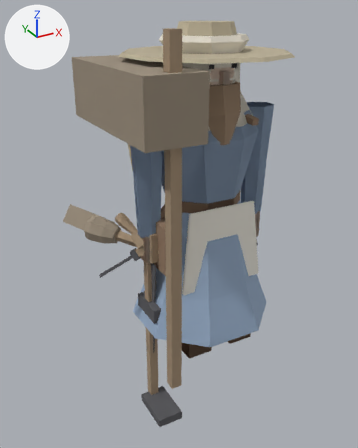
The glTF model game/assets/modelle/figuren/figur_zwerg.glb, before and after one commit.
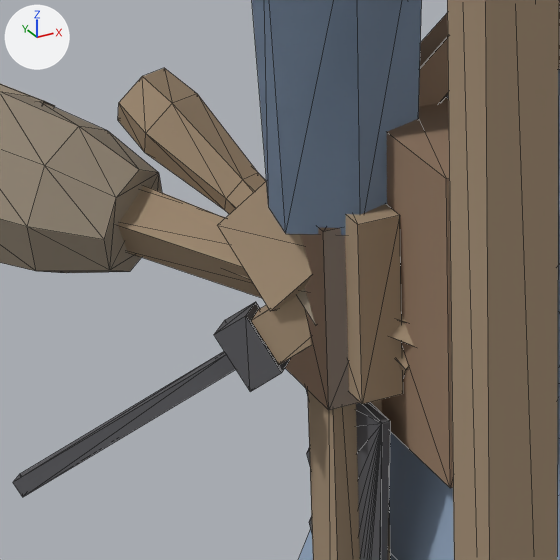
Each version is shown whole from a 50 mm lens placed at (-1.096, -1.771, 1.474), pointed at (-0.082, 0.073, 0.553), then close up on the part from 27% to 51% of the width and 45% to 64% of the height. The lights are fixed; the arrows at upper left show +X, +Y and +Z. The older version's two pictures come first. The close-ups show mesh edges as thin lines.

In view in the first close-up: 'Drechseleisen', 'Hacke', 'Hobel', 'Kelle', 'Koerper_Frau', 'Koerper_Mann', 'Saege', 'Schlaegel', 'Stab', 'Stoessel', 'Tasche'.
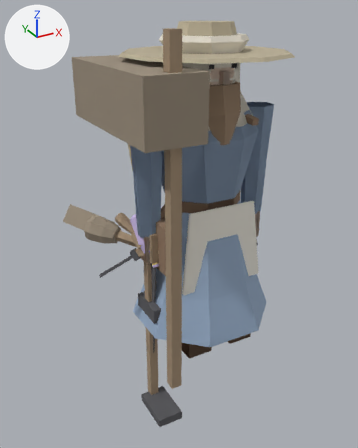
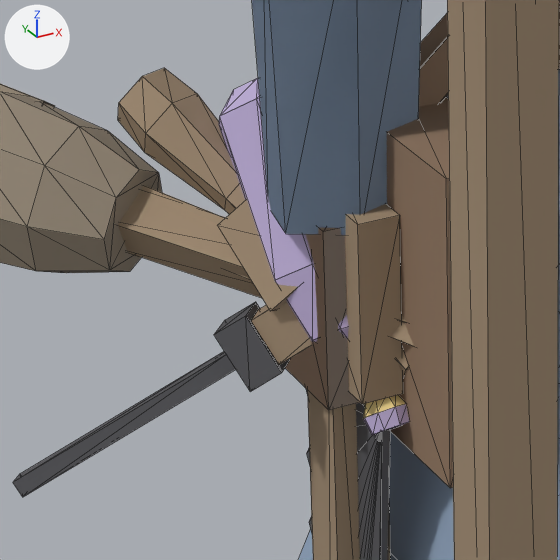
Changed parts and their boxes (x1, y1, x2, y2) in the close-ups (560 x 560 px):
'Flakon', added
    after: (219, 78, 410, 435)

Edits to the bpy script that builds the scene:
```text
Add me_flakon:
    me_flakon.from_pydata(...)  # 112 vertices, 124 faces; spans x -0.324..-0.225, y -0.066..0.115, z 0.427..0.654
    me_flakon.materials.append(mat_figur)
Add ob_flakon:
    ob_flakon = bpy.data.objects.new('Flakon', me_flakon)
    ob_flakon.location = (0.0, 0.0, 0.0)
```
